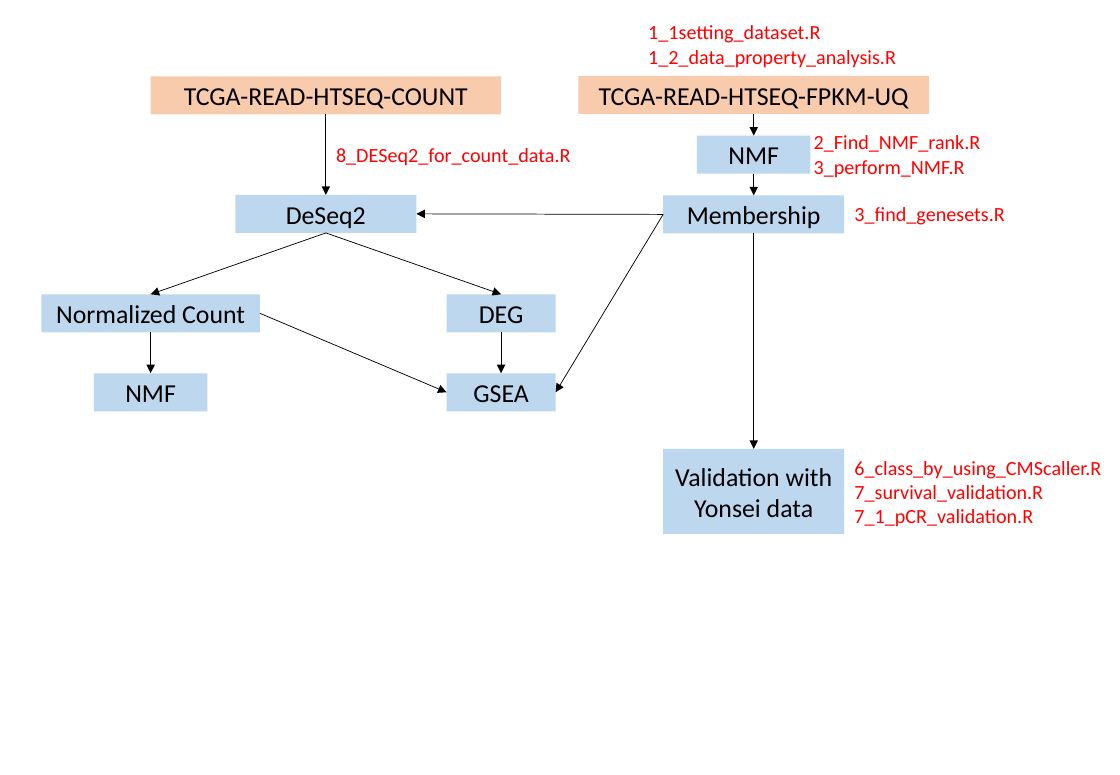
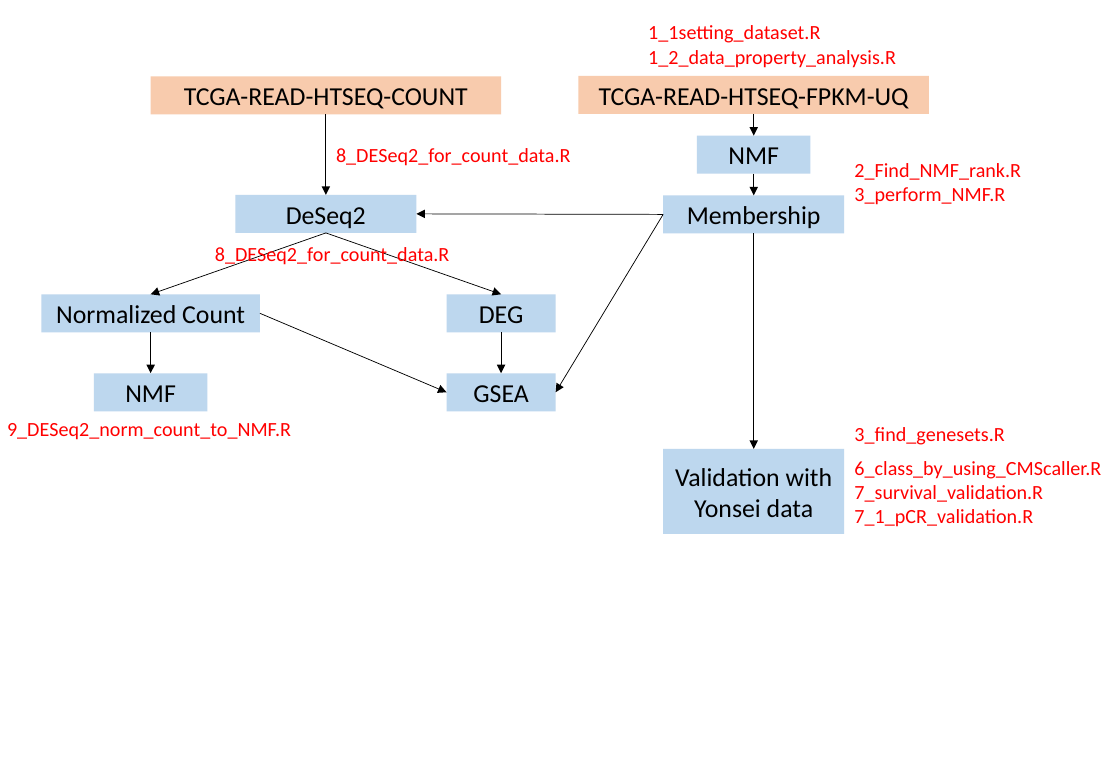
Before and after one commit to leeym950/NMF_Rectal_Cancer, a slide deck: slide 1 of Introduction.pptx. Drawn at 1120x775 pixels with LibreOffice and Linux fonts; fonts in the diff are those of the drawing. Boxes give left, top, right and bottom in pixels: in the first picture for what was removed or moved away, otherwise in the second. Text is boxed around its words. In the diff, an @@ line names an element or a change of style, - is before the commit and + after.

```diff
--- a/Introduction.pptx
+++ b/Introduction.pptx
@@ text "2_Find_NMF_rank.R": place and size @@
-text "2_Find_NMF_rank.R" at (814,135,981,178)
+text "2_Find_NMF_rank.R" at (854,163,1021,205)
@@ text added at (215,244,450,267), 14 pt, text #FF0000 @@
+8_DESeq2_for_count_data.R
@@ text "3_find_genesets.R": place and size @@
-text "3_find_genesets.R" at (854,207,1004,225)
+text "3_find_genesets.R" at (854,427,1004,445)
@@ text added at (7,423,291,440), 14 pt, text #FF0000 @@
+9_DESeq2_norm_count_to_NMF.R
```
